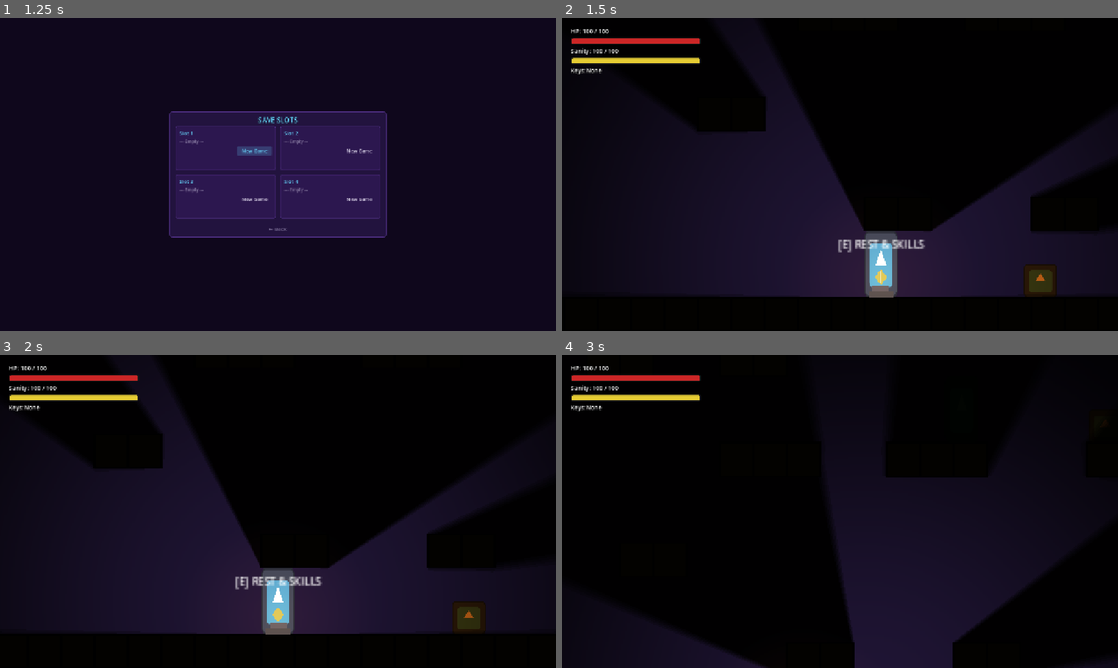
Above: before the commit, frames 1-4 (two rows, left to right).
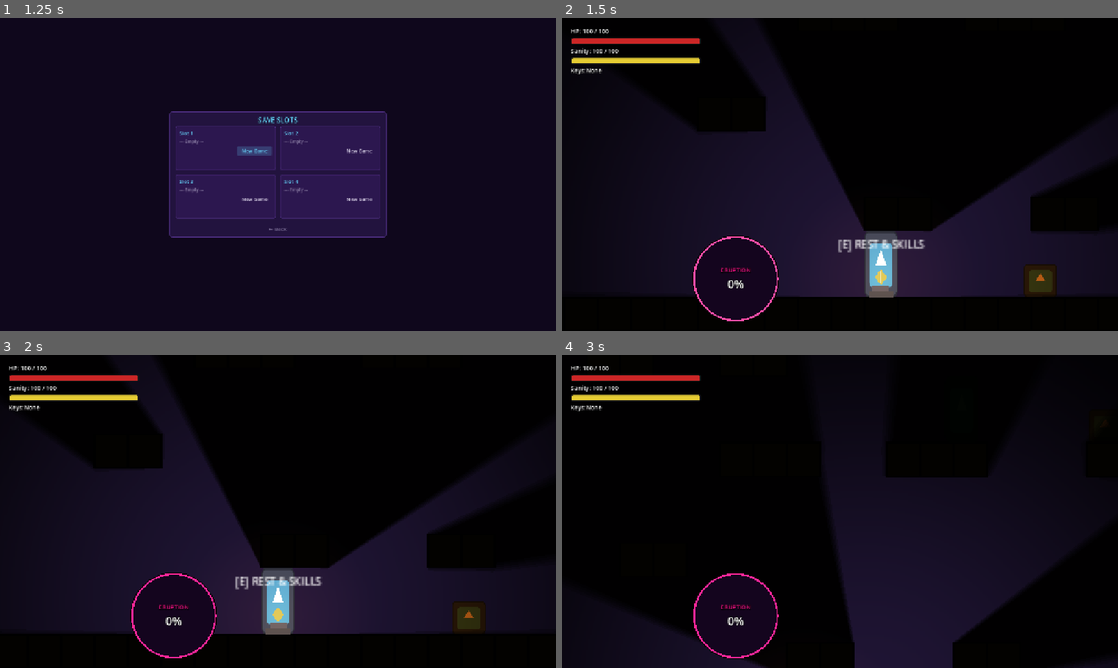
Above: after the commit, the same moments.

Repository: hikarirainbow/New-Project
Game: Godot game, scene res://scenes/ui/main_menu.tscn
Two runs of this game, one before a commit and one after it. Both use one fixed random seed, a clock stepped at 60 frames per second and the inputs below. The engine's default icon, where the game draws it, is replaced by a stand-in: a white triangle on a blue panel in a dark square.
Inputs (mouse positions are in pixels of both pictures, inside the frame that each line leads up to):
- Up to frame 1 (1.25 s): click "Play" at 0.5 s
- Up to frame 2 (1.5 s): click "New Game" at 1.25 s
- Up to frame 3 (2 s): no input
- Up to frame 4 (3 s): tap Enter at 2 s; move the mouse to (867, 511) at 2.02 s; hold Up from 2.03 s (still down); tap X (attack) at 2.1 s; tap Space (jump) at 2.27 s; move the mouse to (812, 511) at 2.77 s; tap C (dash) at 2.85 s

Frame 1 is identical in both runs. In frame 2, 1.1% of the frame differs, in the area x 23-39%, y 69-97%; in frame 3, 1.2%; in frame 4, 3.1%, in the area x 23-39%, y 69-98%.

Commit message:
feat: add visual eruption indicator circle in HUD

Diff:
--- /dev/null
+++ b/scenes/ui/eruption_indicator.gd
@@ -0,0 +1,109 @@
+# res://scenes/ui/eruption_indicator.gd
+extends Control
+
+var title_label: Label = null
+var value_label: Label = null
+var player_ref: Player = null
+
+func _ready() -> void:
+	# Configure anchors for bottom-left positioning
+	anchor_top = 1.0
+	anchor_bottom = 1.0
+	anchor_left = 0.0
+	anchor_right = 0.0
+
+	# 200x200 pixels size, shifted right by 300px, 20px margin from bottom
+	offset_left = 300.0
+	offset_top = -220.0
+	offset_right = 500.0
+	offset_bottom = -20.0
+
+	custom_minimum_size = Vector2(200, 200)
+	mouse_filter = Control.MOUSE_FILTER_IGNORE
+
+	# Set up VBoxContainer for centering labels
+	var vbox = VBoxContainer.new()
+	vbox.name = "VBoxContainer"
+	vbox.set_anchors_preset(Control.PRESET_FULL_RECT)
+	vbox.alignment = BoxContainer.ALIGNMENT_CENTER
+	vbox.mouse_filter = Control.MOUSE_FILTER_IGNORE
+	add_child(vbox)
+
+	# Title Label
+	title_label = Label.new()
+	title_label.name = "TitleLabel"
+	title_label.text = "ERUPTION"
+	title_label.horizontal_alignment = HORIZONTAL_ALIGNMENT_CENTER
+	title_label.add_theme_font_size_override("font_size", 14)
+	title_label.add_theme_color_override("font_color", Color(1.0, 0.078, 0.576)) # Hot Pink
+	title_label.add_theme_color_override("font_outline_color", Color(0, 0, 0, 1))
+	title_label.add_theme_constant_override("outline_size", 5)
+	vbox.add_child(title_label)
+
+	# Value Label
+	value_label = Label.new()
+	value_label.name = "ValueLabel"
+	value_label.text = "0%"
+	value_label.horizontal_alignment = HORIZONTAL_ALIGNMENT_CENTER
+	value_label.add_theme_font_size_override("font_size", 26)
+	value_label.add_theme_color_override("font_color", Color(1.0, 1.0, 1.0))
+	value_label.add_theme_color_override("font_outline_color", Color(0, 0, 0, 1))
+	value_label.add_theme_constant_override("outline_size", 5)
+	vbox.add_child(value_label)
+
+	# Fetch player reference
+	await get_tree().process_frame
+	player_ref = get_tree().get_first_node_in_group("player") as Player
+
+func _process(delta: float) -> void:
+	queue_redraw()
+
+	if player_ref and player_ref.corruption_component:
+		var max_sanity_val = player_ref.corruption_component.max_sanity
+		# Eruption progress represents how much max sanity has shrunk from 100 to 50
+		var eruption_progress = (100.0 - max_sanity_val) / 50.0 * 100.0
+		value_label.text = "%d%%" % int(round(eruption_progress))
+
+		# If H-scene is active, flash red/pink title alert
+		if player_ref._h_scene_active:
+			title_label.add_theme_color_override("font_color", Color(1.0, 0.1, 0.1))
+		else:
+			title_label.add_theme_color_override("font_color", Color(1.0, 0.078, 0.576))
+	else:
+		value_label.text = "0%"
+
+func _draw() -> void:
+	var center = Vector2(100.0, 100.0)
+	var time = Time.get_ticks_msec() / 1000.0
+
+	var is_erupting = false
+	var pulse_speed = 2.0
+	if player_ref and player_ref._h_scene_active:
+		is_erupting = true
+		pulse_speed = 8.0 # Pulse rapidly during H-scene grabbed state
+
+	var pulse = 0.5 + 0.5 * sin(time * pulse_speed)
+
+	# 1. Draw outer black outline (radius 100.0)
+	draw_circle(center, 100.0, Color(0.0, 0.0, 0.0, 1.0))
+
+	# 2. Draw pink border (radius 98.0, leaves a 2px outer black outline)
+	var pink_color = Color(1.0, 0.078, 0.576).lerp(Color(1.0, 0.4, 0.7), pulse if not is_erupting else pulse * 0.5)
+	if is_erupting:
+		pink_color = pink_color.lerp(Color(1.0, 0.0, 0.0), pulse) # Pulse to red when erupting
+	draw_circle(center, 98.0, pink_color)
+
+	# 3. Draw inner purple-black background (radius 94.0, leaves a 4px pink border width)
+	var purple_black = Color(0.08, 0.02, 0.12, 1.0)
+	draw_circle(center, 94.0, purple_black)
+
+	# 4. Draw dynamic inner glowing core reflecting current eruption progress
+	if player_ref and player_ref.corruption_component:
+		var max_sanity_val = player_ref.corruption_component.max_sanity
+		var ratio = (100.0 - max_sanity_val) / 50.0
+		if ratio > 0.01:
+			var core_radius = 90.0 * ratio
+			var core_color = Color(1.0, 0.078, 0.576, 0.15 + 0.08 * sin(time * pulse_speed))
+			if is_erupting:
+				core_color = Color(1.0, 0.0, 0.0, 0.25 + 0.15 * sin(time * pulse_speed))
+			draw_circle(center, core_radius, core_color)
--- a/scenes/ui/hud.gd
+++ b/scenes/ui/hud.gd
@@ -21,6 +21,15 @@
 		setup_player(player)
 	else:
 		print("HUD: Không tìm thấy Player trong scene!")
+
+	# Programmatically instantiate and add EruptionIndicator
+	var eruption_script = load("res://scenes/ui/eruption_indicator.gd")
+	if eruption_script:
+		var indicator = Control.new()
+		indicator.name = "EruptionIndicator"
+		indicator.set_script(eruption_script)
+		$Control.add_child(indicator)
+		print("HUD: Programmatically added EruptionIndicator")
 
 # Thiết lập giá trị ban đầu cho thanh máu và kết nối Signal
 func setup_player(player):
